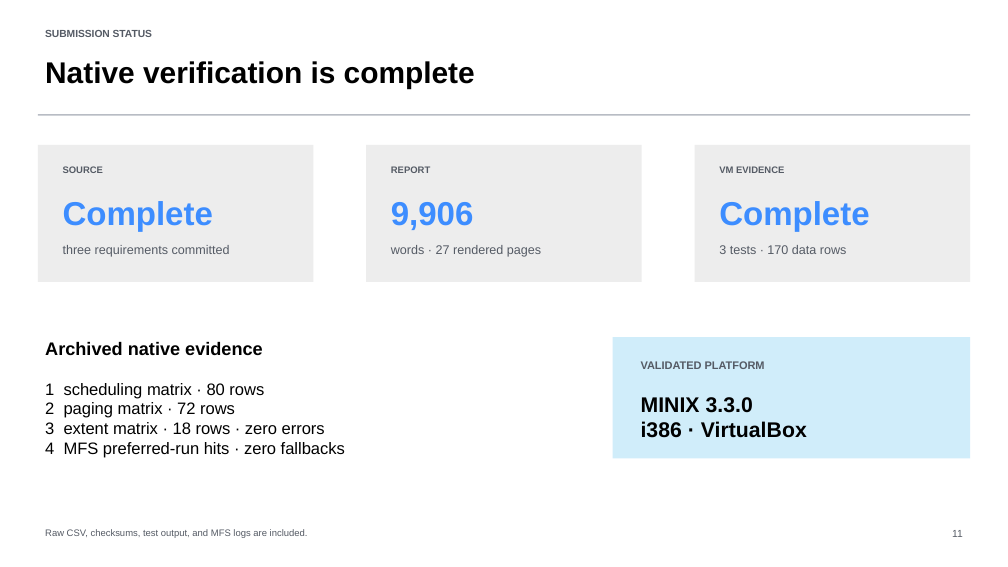
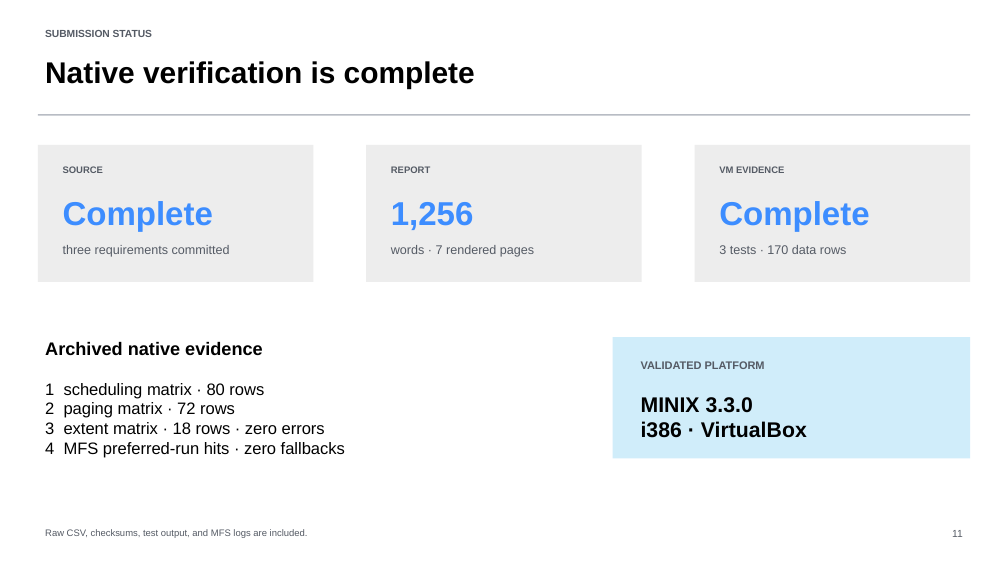
Before and after one commit to Rodina761/CSE335-MINIX-Project, a slide deck: slide 11 of project-deliverables/CSE335_MINIX_Project_Presentation.pptx. Drawn at 1008x567 pixels with LibreOffice and Linux fonts; fonts in the diff are those of the drawing. Boxes give left, top, right and bottom in pixels: in the first picture for what was removed or moved away, otherwise in the second. Text is boxed around its words. In the diff, an @@ line names an element or a change of style, - is before the commit and + after.

```diff
--- a/project-deliverables/CSE335_MINIX_Project_Presentation.pptx
+++ b/project-deliverables/CSE335_MINIX_Project_Presentation.pptx
@@ text at <box>391,202,474,230</box>: text changed @@
-9,906
+1,256
@@ text at <box>391,245,534,257</box>: text changed @@
-words · 27 rendered pages
+words · 7 rendered pages
```
Also in this commit, not shown: 13 other files.
